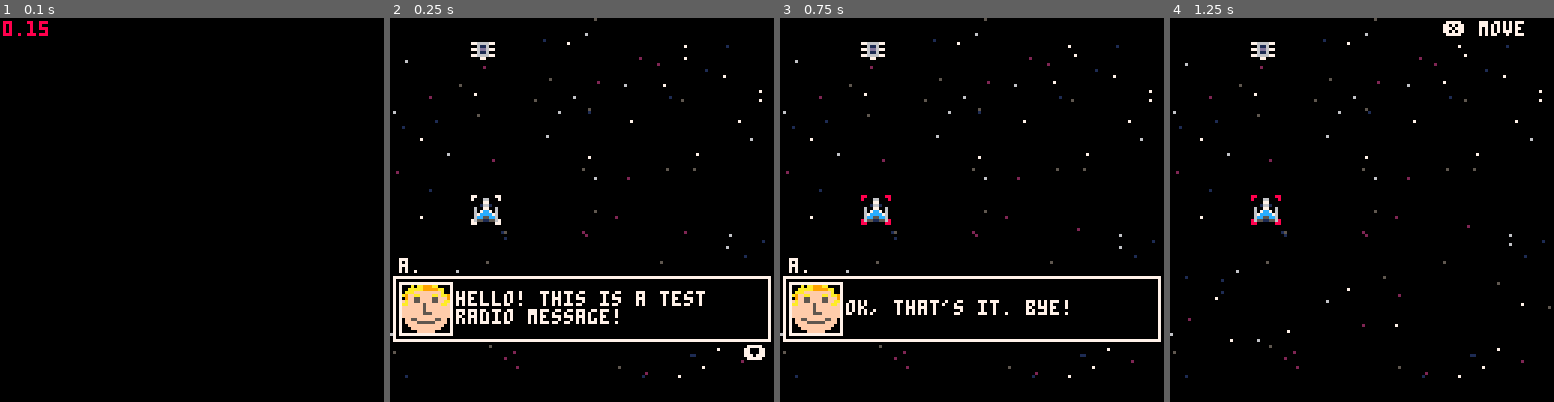
Above: before the commit, frames 1-4 (left to right).
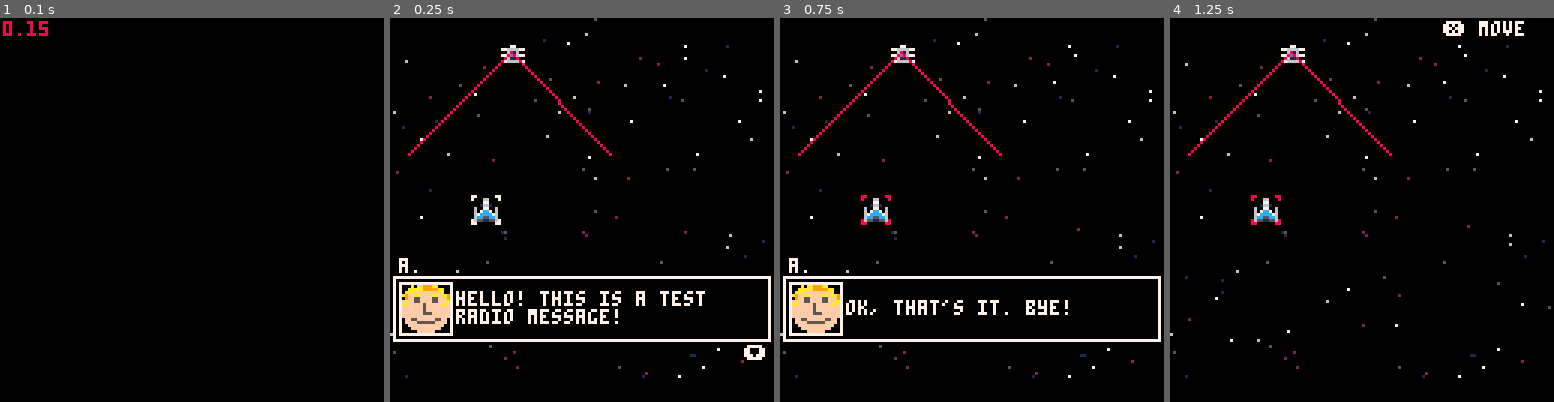
Above: after the commit, the same moments.

Repository: karjona/ondatra
Game: PICO-8 cartridge ondatra.p8
Same seed, same stepped clock (60 frames per second), same inputs: the game is played once before the commit and once after it.
Inputs:
- Up to frame 1 (0.1 s): no input
- Up to frame 2 (0.25 s): no input
- Up to frame 3 (0.75 s): tap X (X key) at 0.33 s; tap O (Z key) at 0.7 s
- Up to frame 4 (1.25 s): tap X (X key) at 1.07 s

Frame 1 is identical in both runs. In frame 2, 0.8% of the frame differs, in the area x 4-58%, y 6-36%; in frame 3, 0.8%; in frame 4, 0.8%.

Commit message:
Start planning enemy behavior

Diff:
--- a/src/entities/enemy.lua
+++ b/src/entities/enemy.lua
@@ -1,4 +1,5 @@
 function move_enemy(ship)
+  search_player_ship(ship)
   log("enemy moved")
   ship.has_moved = true
 end
@@ -7,3 +8,58 @@
   log("enemy shoot!")
   ship.has_shot = true
 end
+
+function search_player_ship(ship)
+  -- the goal of this function is to see if there are player
+  -- ships in range of this enemy ship
+
+  -- player ships are in range when these conditions are met:
+  -- distance from enemy ship is <= 48
+  -- angle from enemy ship is +- 45 degrees
+
+  -- get all player ships
+  local player_ships = get_player_ships()
+
+  -- for each player ship, check if it is in range
+  for i, player_ship in ipairs(player_ships) do
+    -- get distance from enemy ship to player ship
+    log("player ship: " .. player_ship.x .. ", " .. player_ship.y)
+    local distance = get_distance(ship, player_ship)
+    if distance <= 36 then
+      log("player ship in range: " .. distance)
+      -- check if in correct angle
+      local x1, y1, x2, y2 = calc_range_vertices(ship)
+      if is_enemy_in_range(player_ship.x, player_ship.y, ship.x, ship.y, x1, y1, x2, y2) then
+        log("player ship in correct angle")
+      else
+        log("player ship not in correct angle")
+      end
+    elseif distance <= 70 then
+      log("not in range but potentially in range if moving towards it")
+    end
+  end
+
+  -- no player ships are in range, return false
+  --log("no player ships in range")
+  return false
+end
+
+function get_player_ships()
+  local player_ships = {}
+  for i, entity in ipairs(entities) do
+    if entity.type == "ship" and entity.owner == "player" then
+      add(player_ships, entity)
+    end
+  end
+  return player_ships
+end
+
+function get_distance(ship1, ship2)
+  -- get the distance between two ships
+  local x1 = ship1.x
+  local y1 = ship1.y
+  local x2 = ship2.x
+  local y2 = ship2.y
+  local distance = sqrt((x2 - x1) ^ 2 + (y2 - y1) ^ 2)
+  return distance
+end
--- a/src/entities/ship.lua
+++ b/src/entities/ship.lua
@@ -1,6 +1,7 @@
 function create_ship(owner, model)
   local x = 0
   local y = 0
+  local angle = 0
   local initiative = 40
   local has_moved = false
 
@@ -15,9 +16,10 @@
   end
 
   if model == "creature" then
-    x = rnd(64) + 8
+    x = 40
     y = rnd(20) + 8
     initiative = 20
+    angle = 180
   end
 
   local myship = {
@@ -29,7 +31,7 @@
     has_shot = false,
     x = x,
     y = y,
-    angle = 0,
+    angle = angle,
     move_x = nil,
     move_y = nil,
     move_angle = nil,
--- a/src/scenes/battle.lua
+++ b/src/scenes/battle.lua
@@ -71,20 +71,24 @@
   if ship_moved then moving_ships = true else moving_ships = false end
 
   -- select the active ship
-  if bullet_count == 0 then select_ship() end
-  if not selected_ship then
-    reset_turn()
-    return
+  if not moving_ships then
+    if bullet_count == 0 then select_ship() end
+    if not selected_ship then
+      reset_turn()
+      return
+    end
   end
 
   -- enemy behaviour
-  if selected_ship.owner != "player" then
-    if battle_phase == "movement" then
-      move_enemy(selected_ship)
-    end
-
-    if battle_phase == "shoot" then
-      shoot_enemy(selected_ship)
+  if not moving_ships then
+    if selected_ship.owner != "player" then
+      if battle_phase == "movement" then
+        move_enemy(selected_ship)
+      end
+
+      if battle_phase == "shoot" then
+        shoot_enemy(selected_ship)
+      end
     end
   end
 
@@ -126,6 +130,9 @@
       draw_ship(entity)
       if entity == shot_target and not moving_ships then
         draw_shottarget(entity)
+      end
+      if entity.owner != "player" then
+        draw_rangelines(entity)
       end
     end
 
--- a/src/utilities/moves.lua
+++ b/src/utilities/moves.lua
@@ -148,12 +148,10 @@
       rspr(ship.x + x_offset * speed, ship.y - speed * y_offset, angle, 9.5, .5, 3.5, true, 1)
     end
 
-    move_target_arrow_pos = { y = ship.y - speed * y_offset }
+    move_target_arrow_pos = { y = ship.y - speed * y_offset, x = ship.x + x_offset * speed }
     if move_orientation == 2 then
-      move_target_arrow_pos.x = ship.x + x_offset * speed
       move_target_arrow_pos.angle = ship.angle - 90
     else
-      move_target_arrow_pos.x = ship.x + x_offset * speed
       move_target_arrow_pos.angle = ship.angle + 90
     end
   end
--- a/src/utilities/shots.lua
+++ b/src/utilities/shots.lua
@@ -7,20 +7,25 @@
   return a >= 0 and a <= 1 and b >= 0 and b <= 1 and c >= 0 and c <= 1
 end
 
+function normalize_angle(angle)
+  -- for pico8, angle 0 is ship aiming to the right
+  -- for us, angle 0 is ship aiming up
+  -- convert to pico8 angle by substracting a full
+  -- counter-clockwise rotation + 90 degrees
+  local normalized_angle = (450 - angle) % 360
+  return normalized_angle
+end
+
 function calc_range_vertices(ship, range)
   local x = ship.x
   local y = ship.y
 
-  -- for pico8, angle 0 is ship aiming to the right
-  -- for us, angle 0 is ship aiming up
-  -- convert to pico8 angle by substracting a full
-  -- counter-clockwise rotation + 90 degrees
-  local angle = (450 - ship.angle) % 360
+  local angle = normalize_angle(ship.angle)
 
   local a1 = (angle % 360 - 45) / 360
   local a2 = (angle % 360 + 45) / 360
   if range == nil then
-    range = 64
+    range = 48
   end
 
   local x1 = range * cos(a1) + x
